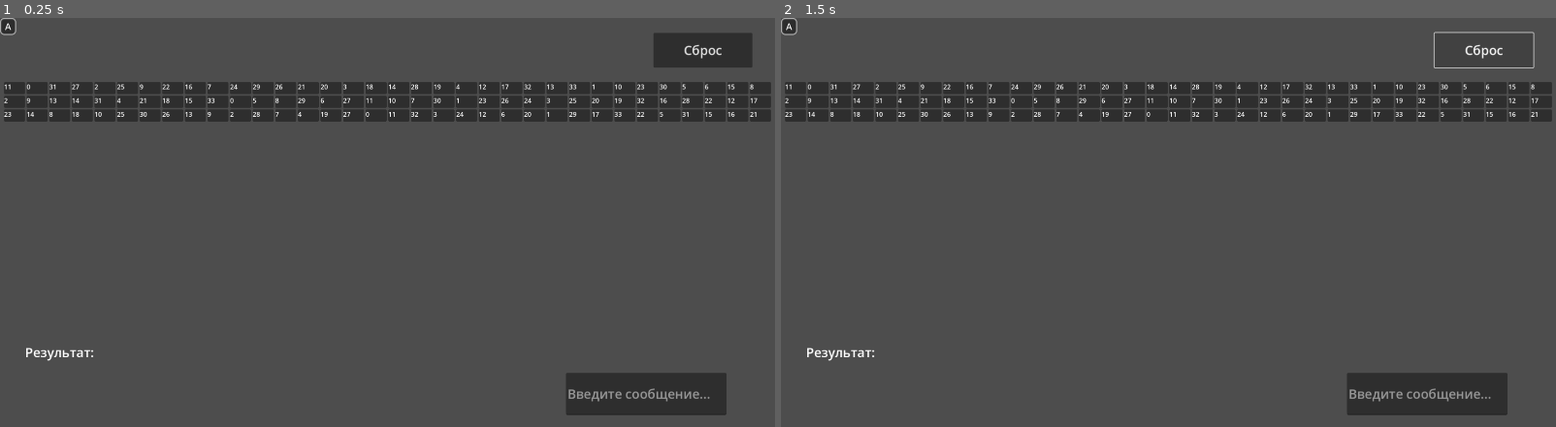
Above: before the commit, frames 1-2 (left to right).
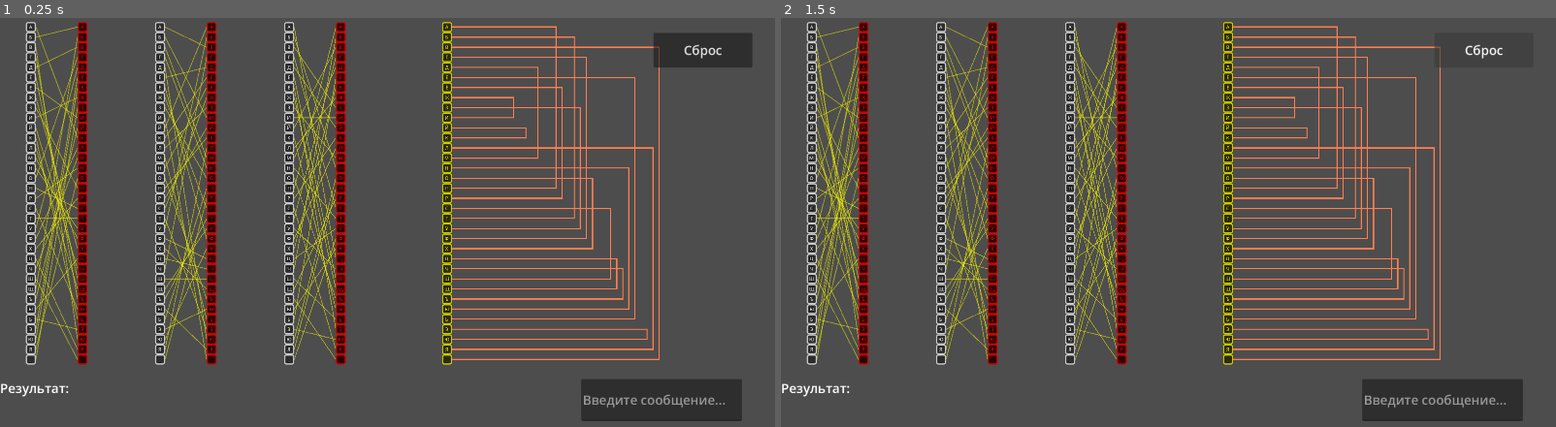
Above: after the commit, the same moments.

Repository: Yarosl-M/enigma
Game: Godot game, scene res://main_scene.tscn
Two runs of this game, one before a commit and one after it. Both use one fixed random seed, a clock stepped at 60 frames per second and the inputs below.
Inputs:
- Up to frame 1 (0.25 s): no input
- Up to frame 2 (1.5 s): click "Сброс" at 0.5 s; click "Сброс" at 1.25 s

The runs differ from the first frame. In frame 1, 21% of the frame differs, in the area x 0-100%, y 0-99%; in frame 2, 21%.

Commit message:
Kinda implement the visualisations (almost (not working yet)

Diff:
--- a/main.gd
+++ b/main.gd
@@ -1,4 +1,6 @@
-extends Node;
+extends Node2D;
+
+const LETTER := preload("res://panel_container.tscn");
 
 const MAPPINGS : Array[Dictionary] = [
 	{
@@ -112,60 +114,100 @@
 ];
 # sorry they're not in order bc i was making that with python lol
 const REFLECTOR_MAPPINGS := {
+	0: 16,
+	1: 19,
+	2: 33,
+	3: 21,
+	4: 13,
+	5: 29,
+	6: 17,
+	7: 9,
+	8: 20,
+	9: 7,
+	10: 11,
+	11: 10,
+	12: 32,
+	13: 4,
+	14: 28,
+	15: 22,
+	16: 0,
+	17: 6,
+	18: 25,
+	19: 1,
+	20: 8,
+	21: 3,
+	22: 15,
+	23: 26,
+	24: 27,
+	25: 18,
+	26: 23,
+	27: 24,
 	28: 14,
-	11: 10,
-	19: 1,
-	25: 18,
+	29: 5,
+	30: 31,
 	31: 30,
-	20: 8,
-	2: 33,
-	7: 9,
-	5: 29,
-	26: 23,
-	21: 3,
-	12: 32,
-	4: 13,
-	16: 0,
-	27: 24,
-	22: 15,
-	17: 6,
-	6: 17,
-	15: 22,
-	24: 27,
-	0: 16,
-	13: 4,
 	32: 12,
-	3: 21,
-	23: 26,
-	29: 5,
-	9: 7,
 	33: 2,
-	8: 20,
-	30: 31,
-	18: 25,
-	1: 19,
-	10: 11,
-	14: 28,
 };
 const ROTOR_SIZE = 34;
 
 var rotors : Array[Dictionary] = MAPPINGS.duplicate(true);
 # reflector stays in place
 
+static var rotor_pos := [0, 0, 0];
+
 var rotation_count := [0, 0, 0];
 
 @onready var input_text : LineEdit = $InputText;
+
+@onready var containers : Array[VBoxContainer] = [
+	$Rotor1In,
+	$Rotor1Out,
+	$Rotor2In,
+	$Rotor2Out,
+	$Rotor3In,
+	$Rotor3Out,
+	$Reflector,
+];
 
 func _ready() -> void:
 	var grid := $GridContainer;
-	for r in rotors:
-		for k in r.keys():
-			var stuff := Panel.new();
-			stuff.custom_minimum_size = Vector2(52, 30);
-			var lbl := Label.new();
-			lbl.text =  str(r[k]);
-			stuff.add_child(lbl);
-			grid.add_child(stuff);
+	for i in rotors.size():
+		if rotor_pos[i] != 0:
+			for j in rotor_pos[i]:
+				rotate_rotor(j); # couldn't be bothered with other stuff
+		# 2i is the input rotor
+		# 2i + 1 is the output rotor
+		for j in rotors[i].size():
+			var in_letter := LETTER.instantiate() as PanelContainer;
+			in_letter.get_node("Label").text = (Globals.ALPHABET[j]
+					if Globals.ALPHABET[j] != ' ' else '_');
+			containers[2 * i].add_child(in_letter);
+			var out_letter := LETTER.instantiate() as PanelContainer;
+			out_letter.get_node("Label").text = (Globals.ALPHABET[j]
+					if Globals.ALPHABET[j] != ' ' else '_');
+			out_letter.modulate = Color.RED;
+			containers[2 * i + 1].add_child(out_letter);
+	for i in REFLECTOR_MAPPINGS.size():
+		var letter := LETTER.instantiate() as PanelContainer;
+		letter.get_node("Label").text = (Globals.ALPHABET[i]
+					if Globals.ALPHABET[i] != ' ' else '_');
+		# reflector
+		containers[6].add_child(letter);
+		letter.modulate = Color.YELLOW;
+	queue_redraw();
+
+
+# shift letters in i-th rotor
+func shift_letters(i: int) -> void:
+	var in_rotor := containers[2 * i];
+	var out_rotor := containers[2 * i + 1];
+	var in_letter := in_rotor.get_children()[0];
+	var out_letter := out_rotor.get_children()[0];
+	in_rotor.remove_child(in_letter);
+	in_rotor.add_child(in_letter);
+	out_rotor.remove_child(out_letter);
+	out_rotor.add_child(out_letter);
 
 
 func rotate_rotor(i: int) -> void:
@@ -173,6 +215,7 @@
 	for j in range(0, ROTOR_SIZE - 1):
 		rotors[i][j] = old_mapping[j + 1];
 	rotors[i][ROTOR_SIZE - 1] = old_mapping[0];
+	shift_letters(i);
 
 
 # actually the rotor should rotate *before* the input signal
@@ -207,18 +250,7 @@
 		tf_idx = rotors[2 - i].find_key(tf_idx);
 	tf_char = Globals.ALPHABET[tf_idx];
 	$OutputLabel.text += tf_char;
-	var grid := $GridContainer;
-	for c in grid.get_children():
-		c.queue_free();
-	await get_tree().process_frame;
-	for r in rotors:
-		for k in r.keys():
-			var stuff := Panel.new();
-			stuff.custom_minimum_size = Vector2(52, 30);
-			var lbl := Label.new();
-			lbl.text = str(r[k]);
-			stuff.add_child(lbl);
-			grid.add_child(stuff);
+	queue_redraw();
 
 
 func _on_line_edit_text_changed(new_text: String) -> void:
@@ -233,4 +265,30 @@
 
 
 func _on_reset_button_pressed() -> void:
-	pass # Replace with function body.
+	get_tree().reload_current_scene();
+
+
+func _draw() -> void:
+	var reflector_temp := REFLECTOR_MAPPINGS.duplicate();
+	# pop pairs of letters from the reflector cloned dict and join them
+	# their X position depends only on the key though
+	while (not reflector_temp.is_empty()):
+		var key : int = reflector_temp[reflector_temp.keys()[0]];
+		var val : int = reflector_temp[key];
+		draw_polyline([
+			containers[6].position + Vector2(25, 12.5 + 25 * key),
+			containers[6].position + Vector2(50 + 15 * key, 12.5 + 25 * key),
+			containers[6].position + Vector2(50 + 15 * key, 12.5 + 25 * val),
+			containers[6].position + Vector2(25, 12.5 + 25 * val)
+		], Color.CORAL, 3.0);
+		reflector_temp.erase(key);
+		reflector_temp.erase(val);
+
+	for i in rotors.size():
+		for j in rotors[i].size():
+			draw_line(
+				containers[2 * i].position + Vector2(25, 12.5 + 25 * j),
+				containers[2 * i + 1].position + Vector2(0, 12.5 + 25 * (
+					rotors[i][j]
+				)),
+				Color(Color.YELLOW, 0.5), 2);
--- a/main_scene.tscn
+++ b/main_scene.tscn
@@ -1,36 +1,16 @@
-[gd_scene load_steps=6 format=3 uid="uid://bftnystqrj6fb"]
+[gd_scene load_steps=3 format=3 uid="uid://bftnystqrj6fb"]
 
 [ext_resource type="Script" path="res://main.gd" id="1_6a2i2"]
 [ext_resource type="Theme" uid="uid://cnm7lro7t5xop" path="res://new_theme.tres" id="2_jwm3b"]
 
-[sub_resource type="Theme" id="Theme_pn2uu"]
-
-[sub_resource type="StyleBoxFlat" id="StyleBoxFlat_1vl8v"]
-bg_color = Color(0.177853, 0.177853, 0.177853, 1)
-border_width_left = 4
-border_width_top = 4
-border_width_right = 4
-border_width_bottom = 4
-border_blend = true
-corner_radius_top_left = 10
-corner_radius_top_right = 10
-corner_radius_bottom_right = 10
-corner_radius_bottom_left = 10
-
-[sub_resource type="LabelSettings" id="LabelSettings_ty3is"]
-line_spacing = 0.0
-font_size = 24
-outline_size = 4
-outline_color = Color(0, 0, 0, 1)
-
-[node name="Node" type="Node"]
+[node name="Node" type="Node2D"]
 script = ExtResource("1_6a2i2")
 
 [node name="InputText" type="LineEdit" parent="."]
-offset_left = 1402.0
-offset_top = 881.0
-offset_right = 1800.0
-offset_bottom = 985.0
+offset_left = 1440.0
+offset_top = 896.0
+offset_right = 1838.0
+offset_bottom = 1000.0
 theme = ExtResource("2_jwm3b")
 placeholder_text = "Введите сообщение..."
 
@@ -46,45 +26,69 @@
 position = Vector2(1972, 131)
 polygon = PackedVector2Array(0, 0, 50, 0, 50, 600, 0, 600)
 
-[node name="HBoxContainer" type="VBoxContainer" parent="."]
-offset_right = 40.0
-offset_bottom = 40.0
-
-[node name="ColorRect" type="PanelContainer" parent="HBoxContainer"]
-layout_mode = 2
-size_flags_vertical = 3
-theme = SubResource("Theme_pn2uu")
-theme_override_styles/panel = SubResource("StyleBoxFlat_1vl8v")
-
-[node name="Label" type="Label" parent="HBoxContainer/ColorRect"]
-layout_mode = 2
-text = "А"
-label_settings = SubResource("LabelSettings_ty3is")
-horizontal_alignment = 1
-vertical_alignment = 1
-
 [node name="Label2" type="Label" parent="."]
-offset_left = 62.0
-offset_top = 807.0
-offset_right = 412.0
-offset_bottom = 892.0
+offset_top = 896.0
+offset_right = 185.0
+offset_bottom = 960.0
 theme = ExtResource("2_jwm3b")
 text = "Результат:"
 
 [node name="OutputLabel" type="Label" parent="."]
-offset_left = 23.0
-offset_top = 900.0
-offset_right = 1342.0
-offset_bottom = 1058.0
+offset_left = 32.0
+offset_top = 960.0
+offset_right = 1408.0
+offset_bottom = 1056.0
 theme = ExtResource("2_jwm3b")
 autowrap_mode = 1
 
-[node name="GridContainer" type="GridContainer" parent="."]
-offset_left = 10.0
-offset_top = 159.0
-offset_right = 1900.0
-offset_bottom = 772.0
-columns = 34
+[node name="Rotor1In" type="VBoxContainer" parent="."]
+offset_left = 64.0
+offset_top = 10.0
+offset_right = 89.0
+offset_bottom = 50.0
+theme_override_constants/separation = 0
+
+[node name="Rotor1Out" type="VBoxContainer" parent="."]
+offset_left = 192.0
+offset_top = 10.0
+offset_right = 217.0
+offset_bottom = 50.0
+theme_override_constants/separation = 0
+
+[node name="Rotor2In" type="VBoxContainer" parent="."]
+offset_left = 384.0
+offset_top = 10.0
+offset_right = 409.0
+offset_bottom = 50.0
+theme_override_constants/separation = 0
+
+[node name="Rotor2Out" type="VBoxContainer" parent="."]
+offset_left = 512.0
+offset_top = 10.0
+offset_right = 537.0
+offset_bottom = 50.0
+theme_override_constants/separation = 0
+
+[node name="Rotor3In" type="VBoxContainer" parent="."]
+offset_left = 704.0
+offset_top = 10.0
+offset_right = 729.0
+offset_bottom = 50.0
+theme_override_constants/separation = 0
+
+[node name="Rotor3Out" type="VBoxContainer" parent="."]
+offset_left = 832.0
+offset_top = 10.0
+offset_right = 857.0
+offset_bottom = 50.0
+theme_override_constants/separation = 0
+
+[node name="Reflector" type="VBoxContainer" parent="."]
+offset_left = 1088.0
+offset_top = 10.0
+offset_right = 1128.0
+offset_bottom = 50.0
+theme_override_constants/separation = 0
 
 [connection signal="text_changed" from="InputText" to="." method="_on_line_edit_text_changed"]
 [connection signal="pressed" from="Button" to="." method="_on_reset_button_pressed"]
--- /dev/null
+++ b/panel_container.tscn
@@ -0,0 +1,36 @@
+[gd_scene load_steps=4 format=3 uid="uid://drp73vogh2vqm"]
+
+[sub_resource type="Theme" id="Theme_pn2uu"]
+
+[sub_resource type="StyleBoxFlat" id="StyleBoxFlat_1vl8v"]
+bg_color = Color(0.177853, 0.177853, 0.177853, 1)
+border_width_left = 3
+border_width_top = 3
+border_width_right = 3
+border_width_bottom = 3
+corner_radius_top_left = 5
+corner_radius_top_right = 5
+corner_radius_bottom_right = 5
+corner_radius_bottom_left = 5
+
+[sub_resource type="LabelSettings" id="LabelSettings_ty3is"]
+line_spacing = 0.0
+font_size = 12
+outline_size = 4
+outline_color = Color(0, 0, 0, 1)
+
+[node name="PanelContainer" type="PanelContainer"]
+custom_minimum_size = Vector2(25, 25)
+offset_right = 16.0
+offset_bottom = 25.0
+size_flags_horizontal = 4
+size_flags_vertical = 4
+theme = SubResource("Theme_pn2uu")
+theme_override_styles/panel = SubResource("StyleBoxFlat_1vl8v")
+
+[node name="Label" type="Label" parent="."]
+layout_mode = 2
+text = "А"
+label_settings = SubResource("LabelSettings_ty3is")
+horizontal_alignment = 1
+vertical_alignment = 1
Not shown, added: 5y9oMKQ.jpeg.import
